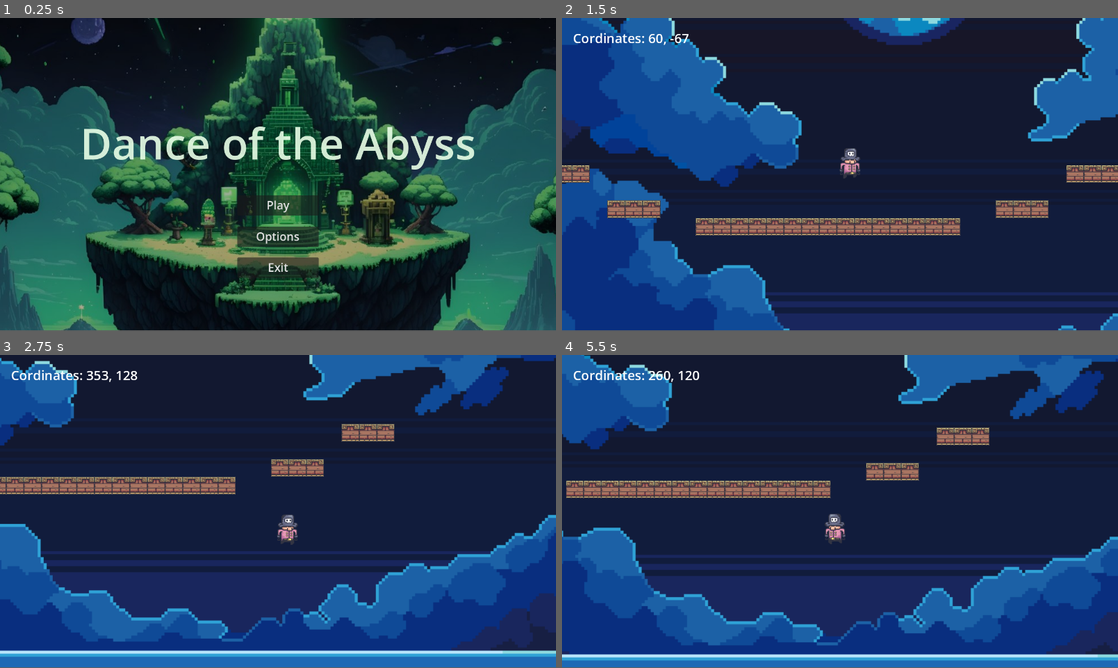
Above: before the commit, frames 1-4 (two rows, left to right).
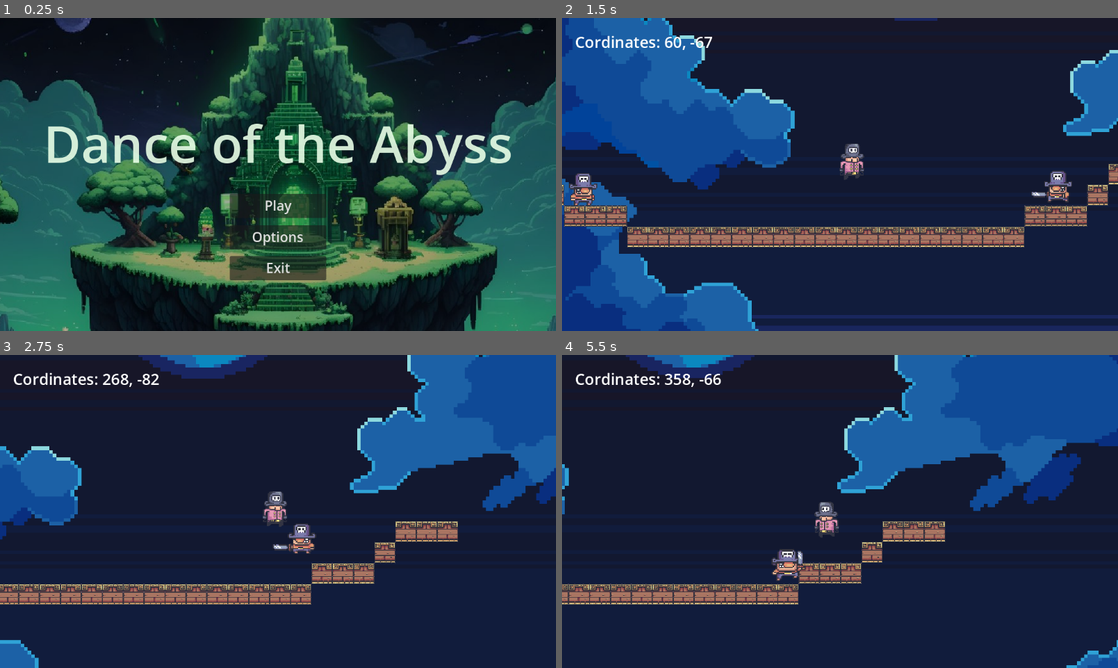
Above: after the commit, the same moments.

Repository: Mykhail024/DanceOfTheAbyss
Game: Godot game, scene res://src/MainMenu/main_menu.tscn
Two runs of this game, one before a commit and one after it. Both use one fixed random seed, a clock stepped at 60 frames per second and the inputs below.
Inputs (mouse positions are in pixels of both pictures, inside the frame that each line leads up to):
- Up to frame 1 (0.25 s): no input
- Up to frame 2 (1.5 s): click "Play" at 0.5 s; tap Enter (ui_accept) at 1.25 s; move the mouse to (962, 158) at 1.27 s; hold Right (ui_right) from 1.28 s (still down)
- Up to frame 3 (2.75 s): keep holding Right (ui_right); tap Enter (ui_accept) at 1.52, 2.27 s; move the mouse to (166, 527) at 2.02 s
- Up to frame 4 (5.5 s): move the mouse to (895, 442) at 2.77 s; release Right (ui_right) at 2.78 s; hold Left (ui_left) 2.78-3.53 s; move the mouse to (812, 574) at 3.52 s; hold Right (ui_right) 3.53-5.03 s; tap Enter (ui_accept) at 3.77, 4.52, 5.27 s; move the mouse to (1006, 558) at 4.27 s; move the mouse to (673, 464) at 5.02 s; hold Left (ui_left) from 5.03 s (still down)
In our replay, the window is 800x449 before the commit and 800x450 after it. These sizes can differ from the game's own. Grey fills any space a smaller window leaves; there, only what the larger window draws over its background counts as a difference.

The runs differ from the first frame. In frame 1, 41% of the frame differs, in the area x 0-100%, y 0-100%; in frame 2, 30%; in frame 3, 59%; in frame 4, 58%.

Commit message:
Added enemy player detection and move

Diff:
--- a/project.godot
+++ b/project.godot
@@ -17,9 +17,6 @@
 
 [display]
 
-window/size/viewport_width=1366
-window/size/viewport_height=768
-window/size/mode=3
 window/size/resizable=false
 window/stretch/mode="viewport"
 
@@ -31,6 +28,10 @@
 
 [rendering]
 
+textures/canvas_textures/default_texture_filter=0
 renderer/rendering_method="gl_compatibility"
 renderer/rendering_method.mobile="gl_compatibility"
 textures/vram_compression/import_etc2_astc=true
+renderer/quality/msaa_2d=0
+renderer/canvas_textures/default_texture_filter=1
+renderer/quality/screen_space_aa=1
--- /dev/null
+++ b/src/Enemies/captain_clown.gd
@@ -0,0 +1,38 @@
+extends CharacterBody2D
+
+const SPEED = 100.0
+const JUMP_VELOCITY = -280.0
+
+var gravity = ProjectSettings.get_setting("physics/2d/default_gravity")
+var player : CharacterBody2D
+var chase : bool = false
+
+func _physics_process(delta):
+	velocity.y += gravity * delta
+	if chase:
+		get_node("AnimatedSprite2D").play("Run_sword")
+		player = get_node("../../PlayerNode/Player")
+		var direction = (player.position - self.position).normalized()
+		if(is_on_wall() and is_on_floor()):
+			velocity.y = JUMP_VELOCITY
+			get_node("AnimatedSprite2D").play("Jump_sword")
+		elif(direction.x <= 0):
+			get_node("AnimatedSprite2D").flip_h = true
+		elif (direction.x > 0):
+			get_node("AnimatedSprite2D").flip_h = false
+		velocity.x = direction.x * SPEED
+	else:
+		get_node("AnimatedSprite2D").play("Idle")
+		velocity.x = 0
+	move_and_slide()
+
+func _on_area_2d_body_entered(body):
+	if (body.name == "Player"):
+		get_node("AnimatedSprite2D").play("Throw_sword_reverse")
+		chase = true
+
+
+func _on_area_2d_body_exited(body):
+	if (body.name == "Player"):
+		chase = false
+		get_node("AnimatedSprite2D").play("Throw_sword")
--- /dev/null
+++ b/src/Enemies/captain_clown.tscn
@@ -0,0 +1,274 @@
+[gd_scene load_steps=47 format=3 uid="uid://brrusa10muoeb"]
+
+[ext_resource type="Script" path="res://src/Enemies/captain_clown.gd" id="1_hkgxw"]
+[ext_resource type="Texture2D" uid="uid://yasuclbbno4v" path="res://sprites/enemies/captain_clown/sword_attack_1/attack_1_01.png" id="2_lnhes"]
+[ext_resource type="Texture2D" uid="uid://cit7w28y13bb0" path="res://sprites/enemies/captain_clown/sword_attack_1/attack_1_02.png" id="3_gue50"]
+[ext_resource type="Texture2D" uid="uid://00bca4sv8bva" path="res://sprites/enemies/captain_clown/sword_attack_1/attack_1_03.png" id="4_ydqu5"]
+[ext_resource type="Texture2D" uid="uid://b8fyqnofxxfjj" path="res://sprites/enemies/captain_clown/sword_attack_2/attack_2_01.png" id="5_jt04l"]
+[ext_resource type="Texture2D" uid="uid://enqa61fxx62r" path="res://sprites/enemies/captain_clown/sword_attack_2/attack_2_02.png" id="6_v3u10"]
+[ext_resource type="Texture2D" uid="uid://cotfm3ig7uolh" path="res://sprites/enemies/captain_clown/sword_attack_2/attack_2_03.png" id="7_6oflf"]
+[ext_resource type="Texture2D" uid="uid://basusg7x74kk6" path="res://sprites/enemies/captain_clown/sword_attack_3/attack_3_01.png" id="8_1xjdq"]
+[ext_resource type="Texture2D" uid="uid://c361oqep4yeuc" path="res://sprites/enemies/captain_clown/sword_attack_3/attack_3_02.png" id="9_6y4cs"]
+[ext_resource type="Texture2D" uid="uid://fxcpfg3td6ch" path="res://sprites/enemies/captain_clown/sword_attack_3/attack_3_03.png" id="10_ffahj"]
+[ext_resource type="Texture2D" uid="uid://cnwlf2s35bbfv" path="res://sprites/enemies/captain_clown/fall/Fall 01.png" id="11_g47hf"]
+[ext_resource type="Texture2D" uid="uid://bsepfc28upv60" path="res://sprites/enemies/captain_clown/fall_sword/Fall Sword 01.png" id="12_057sx"]
+[ext_resource type="Texture2D" uid="uid://btqtnxfqrv681" path="res://sprites/enemies/captain_clown/idle/Idle 01.png" id="13_80w1q"]
+[ext_resource type="Texture2D" uid="uid://clrof26hjq8td" path="res://sprites/enemies/captain_clown/idle/Idle 02.png" id="14_pih7m"]
+[ext_resource type="Texture2D" uid="uid://bm881jdbgbhcr" path="res://sprites/enemies/captain_clown/idle/Idle 03.png" id="15_q5quc"]
+[ext_resource type="Texture2D" uid="uid://cdk414d34shs6" path="res://sprites/enemies/captain_clown/idle/Idle 04.png" id="16_60v52"]
+[ext_resource type="Texture2D" uid="uid://ce6qiia6ryp2d" path="res://sprites/enemies/captain_clown/idle/Idle 05.png" id="17_v3n68"]
+[ext_resource type="Texture2D" uid="uid://byvkxk2uux2f7" path="res://sprites/enemies/captain_clown/idle_sword/Idle Sword 01.png" id="18_w1t5a"]
+[ext_resource type="Texture2D" uid="uid://42vfinoeipa2" path="res://sprites/enemies/captain_clown/idle_sword/Idle Sword 02.png" id="19_bbptp"]
+[ext_resource type="Texture2D" uid="uid://77bd4wqmamxv" path="res://sprites/enemies/captain_clown/idle_sword/Idle Sword 03.png" id="20_s15vd"]
+[ext_resource type="Texture2D" uid="uid://clyqa8w8dh3ev" path="res://sprites/enemies/captain_clown/idle_sword/Idle Sword 04.png" id="21_tkvdd"]
+[ext_resource type="Texture2D" uid="uid://dkwpgyn2m17y5" path="res://sprites/enemies/captain_clown/idle_sword/Idle Sword 05.png" id="22_jw42h"]
+[ext_resource type="Texture2D" uid="uid://ci0sdsjvj72eo" path="res://sprites/enemies/captain_clown/jump/Jump 01.png" id="23_5nl6v"]
+[ext_resource type="Texture2D" uid="uid://bf17550hewhr2" path="res://sprites/enemies/captain_clown/jump/Jump 02.png" id="24_6amke"]
+[ext_resource type="Texture2D" uid="uid://g8ojbvjkffu2" path="res://sprites/enemies/captain_clown/jump/Jump 03.png" id="25_7yd2s"]
+[ext_resource type="Texture2D" uid="uid://djkxl7yccxltn" path="res://sprites/enemies/captain_clown/jump_sword/Jump Sword 01.png" id="26_jc735"]
+[ext_resource type="Texture2D" uid="uid://cgd7urvqimpfc" path="res://sprites/enemies/captain_clown/jump_sword/Jump Sword 02.png" id="27_8tfg3"]
+[ext_resource type="Texture2D" uid="uid://diyoxsdp61geg" path="res://sprites/enemies/captain_clown/jump_sword/Jump Sword 03.png" id="28_bbysa"]
+[ext_resource type="Texture2D" uid="uid://givvhgsd7jyp" path="res://sprites/enemies/captain_clown/run/Run 01.png" id="29_o0qos"]
+[ext_resource type="Texture2D" uid="uid://c4d63vd7uu3ty" path="res://sprites/enemies/captain_clown/run/Run 02.png" id="30_t3q4i"]
+[ext_resource type="Texture2D" uid="uid://cypx0b30esnw3" path="res://sprites/enemies/captain_clown/run/Run 03.png" id="31_b2c7v"]
+[ext_resource type="Texture2D" uid="uid://cfqxkgw2hnxxk" path="res://sprites/enemies/captain_clown/run/Run 04.png" id="32_fpp4c"]
+[ext_resource type="Texture2D" uid="uid://b5y6qmpydm1dg" path="res://sprites/enemies/captain_clown/run/Run 05.png" id="33_r7csi"]
+[ext_resource type="Texture2D" uid="uid://cjh5e8tgyg1pf" path="res://sprites/enemies/captain_clown/run/Run 06.png" id="34_6slcw"]
+[ext_resource type="Texture2D" uid="uid://ces1xrq60ebrh" path="res://sprites/enemies/captain_clown/run_sword/Run Sword 01.png" id="35_7bfeq"]
+[ext_resource type="Texture2D" uid="uid://ckdtdddun78vx" path="res://sprites/enemies/captain_clown/run_sword/Run Sword 02.png" id="36_qspyt"]
+[ext_resource type="Texture2D" uid="uid://c6rxvor3eecea" path="res://sprites/enemies/captain_clown/run_sword/Run Sword 03.png" id="37_6mxyr"]
+[ext_resource type="Texture2D" uid="uid://cxp5u1cmdu14w" path="res://sprites/enemies/captain_clown/run_sword/Run Sword 04.png" id="38_e34ci"]
+[ext_resource type="Texture2D" uid="uid://dutu4no0h87qn" path="res://sprites/enemies/captain_clown/run_sword/Run Sword 05.png" id="39_snsdy"]
+[ext_resource type="Texture2D" uid="uid://cvlgrrq6vs7d0" path="res://sprites/enemies/captain_clown/run_sword/Run Sword 06.png" id="40_vehaj"]
+[ext_resource type="Texture2D" uid="uid://ba38gtuljx648" path="res://sprites/enemies/captain_clown/throw_sword/Throw Sword 01.png" id="41_0jgen"]
+[ext_resource type="Texture2D" uid="uid://bx2o1v7gv374d" path="res://sprites/enemies/captain_clown/throw_sword/Throw Sword 02.png" id="42_337g2"]
+[ext_resource type="Texture2D" uid="uid://dulp00jugy3x8" path="res://sprites/enemies/captain_clown/throw_sword/Throw Sword 03.png" id="43_ttel5"]
+
+[sub_resource type="RectangleShape2D" id="RectangleShape2D_7hr72"]
+size = Vector2(21, 27.6667)
+
+[sub_resource type="SpriteFrames" id="SpriteFrames_nfaex"]
+animations = [{
+"frames": [{
+"duration": 1.0,
+"texture": ExtResource("2_lnhes")
+}, {
+"duration": 1.0,
+"texture": ExtResource("3_gue50")
+}, {
+"duration": 1.0,
+"texture": ExtResource("4_ydqu5")
+}],
+"loop": true,
+"name": &"Attack_1",
+"speed": 5.0
+}, {
+"frames": [{
+"duration": 1.0,
+"texture": ExtResource("5_jt04l")
+}, {
+"duration": 1.0,
+"texture": ExtResource("6_v3u10")
+}, {
+"duration": 1.0,
+"texture": ExtResource("7_6oflf")
+}],
+"loop": true,
+"name": &"Attack_2",
+"speed": 5.0
+}, {
+"frames": [{
+"duration": 1.0,
+"texture": ExtResource("8_1xjdq")
+}, {
+"duration": 1.0,
+"texture": ExtResource("9_6y4cs")
+}, {
+"duration": 1.0,
+"texture": ExtResource("10_ffahj")
+}],
+"loop": true,
+"name": &"Attack_3",
+"speed": 5.0
+}, {
+"frames": [{
+"duration": 1.0,
+"texture": ExtResource("11_g47hf")
+}],
+"loop": true,
+"name": &"Fall",
+"speed": 5.0
+}, {
+"frames": [{
+"duration": 1.0,
+"texture": ExtResource("12_057sx")
+}],
+"loop": true,
+"name": &"Fall_sword",
+"speed": 5.0
+}, {
+"frames": [{
+"duration": 1.0,
+"texture": ExtResource("13_80w1q")
+}, {
+"duration": 1.0,
+"texture": ExtResource("14_pih7m")
+}, {
+"duration": 1.0,
+"texture": ExtResource("15_q5quc")
+}, {
+"duration": 1.0,
+"texture": ExtResource("16_60v52")
+}, {
+"duration": 1.0,
+"texture": ExtResource("17_v3n68")
+}],
+"loop": true,
+"name": &"Idle",
+"speed": 5.0
+}, {
+"frames": [{
+"duration": 1.0,
+"texture": ExtResource("18_w1t5a")
+}, {
+"duration": 1.0,
+"texture": ExtResource("19_bbptp")
+}, {
+"duration": 1.0,
+"texture": ExtResource("20_s15vd")
+}, {
+"duration": 1.0,
+"texture": ExtResource("21_tkvdd")
+}, {
+"duration": 1.0,
+"texture": ExtResource("22_jw42h")
+}],
+"loop": true,
+"name": &"Idle_sword",
+"speed": 5.0
+}, {
+"frames": [{
+"duration": 1.0,
+"texture": ExtResource("23_5nl6v")
+}, {
+"duration": 1.0,
+"texture": ExtResource("24_6amke")
+}, {
+"duration": 1.0,
+"texture": ExtResource("25_7yd2s")
+}],
+"loop": true,
+"name": &"Jump",
+"speed": 5.0
+}, {
+"frames": [{
+"duration": 1.0,
+"texture": ExtResource("26_jc735")
+}, {
+"duration": 1.0,
+"texture": ExtResource("27_8tfg3")
+}, {
+"duration": 1.0,
+"texture": ExtResource("28_bbysa")
+}],
+"loop": true,
+"name": &"Jump_sword",
+"speed": 5.0
+}, {
+"frames": [{
+"duration": 1.0,
+"texture": ExtResource("29_o0qos")
+}, {
+"duration": 1.0,
+"texture": ExtResource("30_t3q4i")
+}, {
+"duration": 1.0,
+"texture": ExtResource("31_b2c7v")
+}, {
+"duration": 1.0,
+"texture": ExtResource("32_fpp4c")
+}, {
+"duration": 1.0,
+"texture": ExtResource("33_r7csi")
+}, {
+"duration": 1.0,
+"texture": ExtResource("34_6slcw")
+}],
+"loop": true,
+"name": &"Run",
+"speed": 5.0
+}, {
+"frames": [{
+"duration": 1.0,
+"texture": ExtResource("35_7bfeq")
+}, {
+"duration": 1.0,
+"texture": ExtResource("36_qspyt")
+}, {
+"duration": 1.0,
+"texture": ExtResource("37_6mxyr")
+}, {
+"duration": 1.0,
+"texture": ExtResource("38_e34ci")
+}, {
+"duration": 1.0,
+"texture": ExtResource("39_snsdy")
+}, {
+"duration": 1.0,
+"texture": ExtResource("40_vehaj")
+}],
+"loop": true,
+"name": &"Run_sword",
+"speed": 5.0
+}, {
+"frames": [{
+"duration": 1.0,
+"texture": ExtResource("41_0jgen")
+}, {
+"duration": 1.0,
+"texture": ExtResource("42_337g2")
+}, {
+"duration": 1.0,
+"texture": ExtResource("43_ttel5")
+}],
+"loop": false,
+"name": &"Throw_sword",
+"speed": 8.0
+}, {
+"frames": [{
+"duration": 1.0,
+"texture": ExtResource("43_ttel5")
+}, {
+"duration": 1.0,
+"texture": ExtResource("42_337g2")
+}, {
+"duration": 1.0,
+"texture": ExtResource("41_0jgen")
+}],
+"loop": false,
+"name": &"Throw_sword_reverse",
+"speed": 8.0
+}]
+
+[sub_resource type="CircleShape2D" id="CircleShape2D_3fub3"]
+radius = 171.675
+
+[node name="CaptainClown" type="CharacterBody2D"]
+scale = Vector2(1.8, 1.8)
+script = ExtResource("1_hkgxw")
+
+[node name="CollisionShape2D" type="CollisionShape2D" parent="."]
+position = Vector2(-0.5, -2.16667)
+shape = SubResource("RectangleShape2D_7hr72")
+
+[node name="AnimatedSprite2D" type="AnimatedSprite2D" parent="."]
+sprite_frames = SubResource("SpriteFrames_nfaex")
+animation = &"Idle"
+
+[node name="Area2D" type="Area2D" parent="."]
+
+[node name="CollisionShape2D" type="CollisionShape2D" parent="Area2D"]
+shape = SubResource("CircleShape2D_3fub3")
+
+[connection signal="body_entered" from="Area2D" to="." method="_on_area_2d_body_entered"]
+[connection signal="body_exited" from="Area2D" to="." method="_on_area_2d_body_exited"]
--- a/src/Player/player.gd
+++ b/src/Player/player.gd
@@ -13,6 +13,8 @@
 
 func _ready():
 	position = world.PLAYER_SPAWN
+	velocity.y = 0
+	velocity.x = 0
 
 func _process(delta):
 	var player_pos = position.floor()
--- a/src/Player/player.tscn
+++ b/src/Player/player.tscn
@@ -373,7 +373,7 @@
 "Run": SubResource("Animation_u08fb")
 }
 
-[node name="CharacterBody2D" type="CharacterBody2D"]
+[node name="Player" type="CharacterBody2D"]
 process_mode = 1
 script = ExtResource("1_jtilq")
 
--- a/src/World/Levels/Lvl1.gd
+++ b/src/World/Levels/Lvl1.gd
@@ -15,7 +15,7 @@
 		get_tree().paused = game_paused
 		emit_signal("pause_toggled", game_paused)
 
-@onready var player : CharacterBody2D = $Player
+@onready var player : CharacterBody2D = $PlayerNode/Player
 @onready var posLabel : Label = $pos/Pos
 
 func _process(delta):
@@ -27,4 +27,5 @@
 		game_paused = !game_paused
 
 func retry() -> void:
+	game_paused = false
 	get_tree().change_scene_to_file("res://src/World/Levels/Lvl1.tscn")
--- a/src/World/Levels/Lvl1.tscn
+++ b/src/World/Levels/Lvl1.tscn
@@ -1,10 +1,11 @@
-[gd_scene load_steps=8 format=3 uid="uid://cyp1bshh2j63y"]
+[gd_scene load_steps=9 format=3 uid="uid://cyp1bshh2j63y"]
 
 [ext_resource type="Script" path="res://src/World/Levels/Lvl1.gd" id="1_21am2"]
 [ext_resource type="Texture2D" uid="uid://dc3yvv3r6fa1c" path="res://sprites/world/ocean_background.png" id="2_7qkda"]
 [ext_resource type="PackedScene" uid="uid://ccq8yt0kk21jr" path="res://src/Player/player.tscn" id="3_diiig"]
 [ext_resource type="Texture2D" uid="uid://dka6ar0je14pn" path="res://sprites/world/Terrain and Back Wall (32x32).png" id="4_dh4ss"]
 [ext_resource type="PackedScene" uid="uid://duqyf7lbd1rv3" path="res://src/World/menu.tscn" id="5_046pn"]
+[ext_resource type="PackedScene" uid="uid://brrusa10muoeb" path="res://src/Enemies/captain_clown.tscn" id="6_dn7xp"]
 
 [sub_resource type="TileSetAtlasSource" id="TileSetAtlasSource_gqcmf"]
 texture = ExtResource("4_dh4ss")
@@ -40,15 +41,10 @@
 scale = Vector2(1.36883, 1.36883)
 texture = ExtResource("2_7qkda")
 
-[node name="Player" parent="." node_paths=PackedStringArray("world") instance=ExtResource("3_diiig")]
-position = Vector2(-4, -65)
-scale = Vector2(2, 2)
-world = NodePath("..")
-
 [node name="TileMap" type="TileMap" parent="."]
 tile_set = SubResource("TileSet_12fv2")
 format = 2
-layer_0/tile_data = PackedInt32Array(131065, 327682, 5, 1310 …(428 unchanged characters)…  5, -65551, 327682, 5, -65550, 327682, 5)
+layer_0/tile_data = PackedInt32Array(131065, 327682, 5, 1310 …(428 unchanged characters)…  5, -65551, 327682, 5, -65550, 327682, 5, 65544, 327682, 5, 65545, 327682, 5, 131063, 327682, 5, 131064, 327682, 5, -13, 327682, 5, -65523, 327682, 5)
 
 [node name="Menu" parent="." node_paths=PackedStringArray("world") instance=ExtResource("5_046pn")]
 visible = false
@@ -63,3 +59,18 @@
 offset_bottom = 72.0
 theme_override_font_sizes/font_size = 32
 text = "POS: "
+
+[node name="PlayerNode" type="Node2D" parent="."]
+
+[node name="Player" parent="PlayerNode" node_paths=PackedStringArray("world") instance=ExtResource("3_diiig")]
+position = Vector2(-4, -65)
+scale = Vector2(2, 2)
+world = NodePath("../..")
+
+[node name="Mobs" type="Node2D" parent="."]
+
+[node name="CaptainClown" parent="Mobs" instance=ExtResource("6_dn7xp")]
+position = Vector2(373, -43)
+
+[node name="CaptainClown2" parent="Mobs" instance=ExtResource("6_dn7xp")]
+position = Vector2(-355, -31)
Binary file added: sprites/enemies/captain_clown/fall/Fall 01.png
Binary file added: sprites/enemies/captain_clown/fall_sword/Fall Sword 01.png
Binary file added: sprites/enemies/captain_clown/idle/Idle 01.png
Binary file added: sprites/enemies/captain_clown/idle/Idle 02.png
Binary file added: sprites/enemies/captain_clown/idle/Idle 03.png
Binary file added: sprites/enemies/captain_clown/idle/Idle 04.png
Binary file added: sprites/enemies/captain_clown/idle/Idle 05.png
Binary file added: sprites/enemies/captain_clown/idle_sword/Idle Sword 01.png
Binary file added: sprites/enemies/captain_clown/idle_sword/Idle Sword 02.png
Binary file added: sprites/enemies/captain_clown/idle_sword/Idle Sword 03.png
Binary file added: sprites/enemies/captain_clown/idle_sword/Idle Sword 04.png
Binary file added: sprites/enemies/captain_clown/idle_sword/Idle Sword 05.png
(and 30 more such lines)
